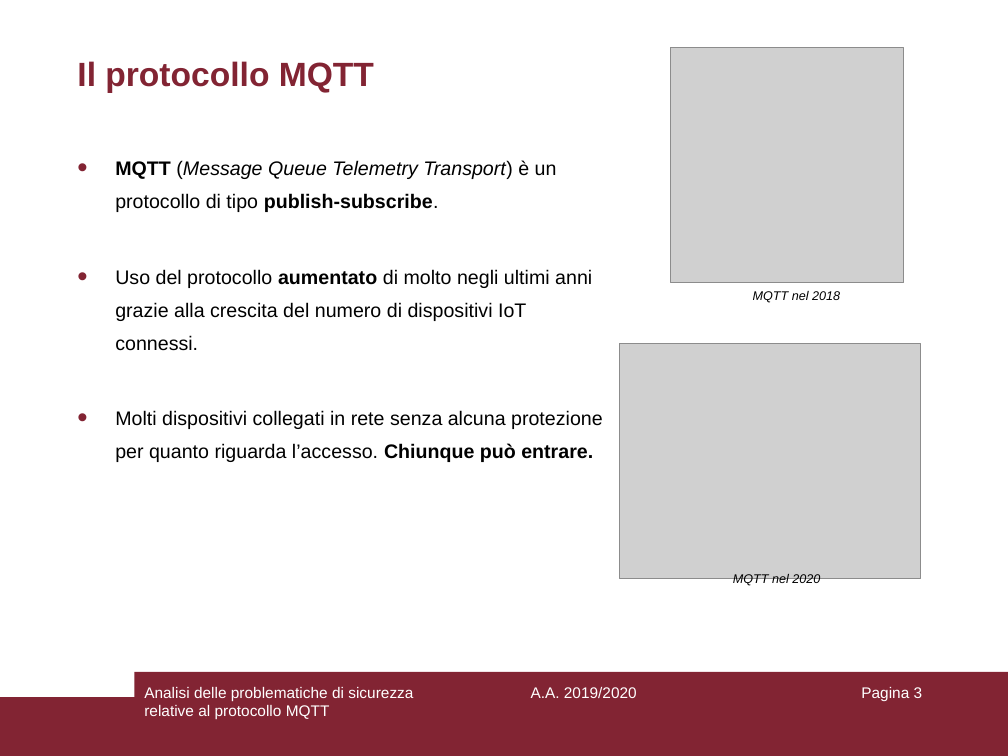
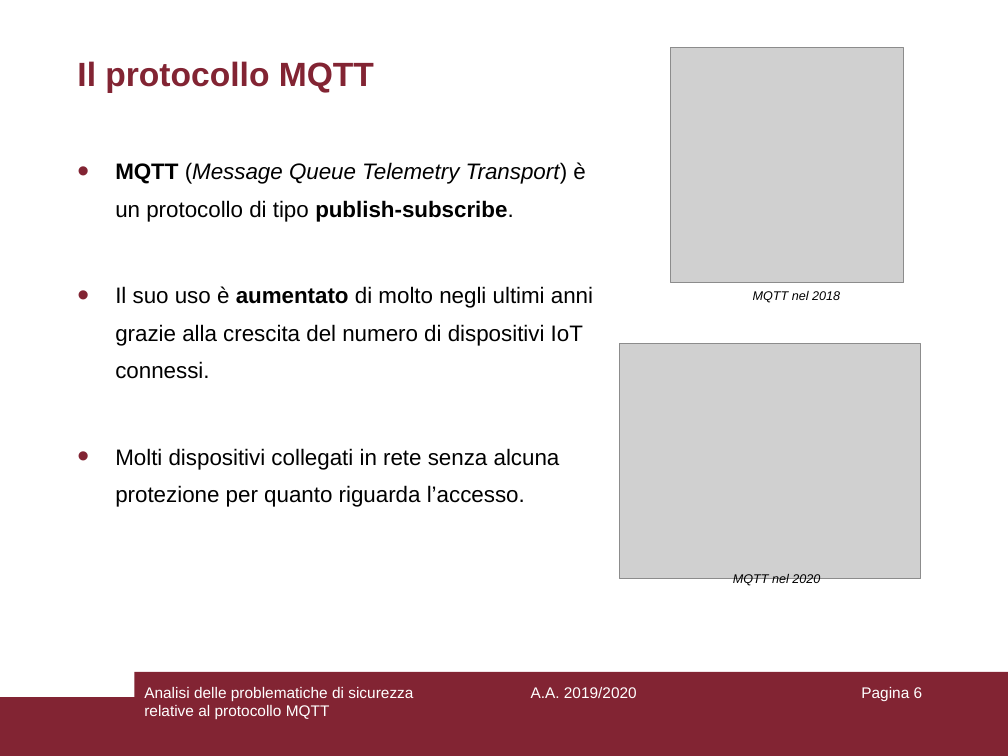
Before and after one commit to aedoardo/bachelor-degree-thesis, a slide deck: slide 6 of slides/Presentazione.ppt (slide 3 before the commit). Drawn at 1008x756 pixels with LibreOffice and Linux fonts; fonts in the diff are those of the drawing; grey boxes stand for pictures. Boxes give left, top, right and bottom in pixels: in the first picture for what was removed or moved away, otherwise in the second. Text is boxed around its words. In the diff, an @@ line names an element or a change of style, - is before the commit and + after.

```diff
--- a/slides/Presentazione.ppt
+++ b/slides/Presentazione.ppt
@@ text at bbox=[115, 162, 585, 222]: size 14 to 16 pt in "MQTT (Message Queue Telemetry Transport) è un ..." @@
@@ text at bbox=[115, 286, 593, 507]: text changed; size 14 to 16 pt @@
-• Uso del protocollo aumentato di molto negli ultimi anni grazie alla crescita del numero di dispositivi IoT connessi.
-• Molti dispositivi collegati in rete senza alcuna protezione
-  per quanto riguarda l’accesso. Chiunque può entrare.
+• Il suo uso è aumentato di molto negli ultimi anni grazie alla crescita del numero di dispositivi IoT connessi.
+• Molti dispositivi collegati in rete senza alcuna protezione per quanto riguarda l’accesso.
@@ page number at bbox=[861, 687, 923, 701]: text changed @@
-Pagina 3
+Pagina 6
```
Also in this commit, not shown: 12 other slides changed, 7 slides added.
